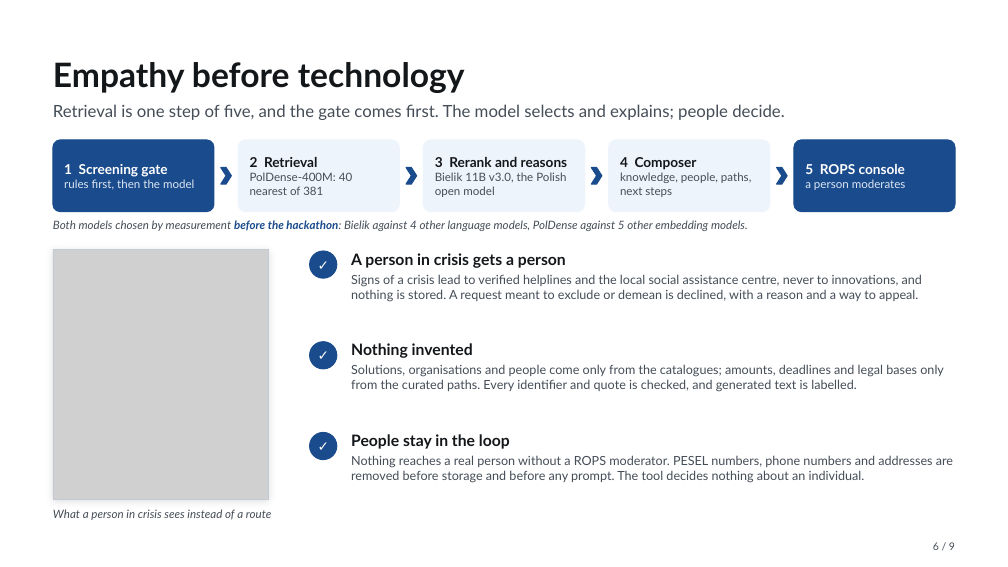
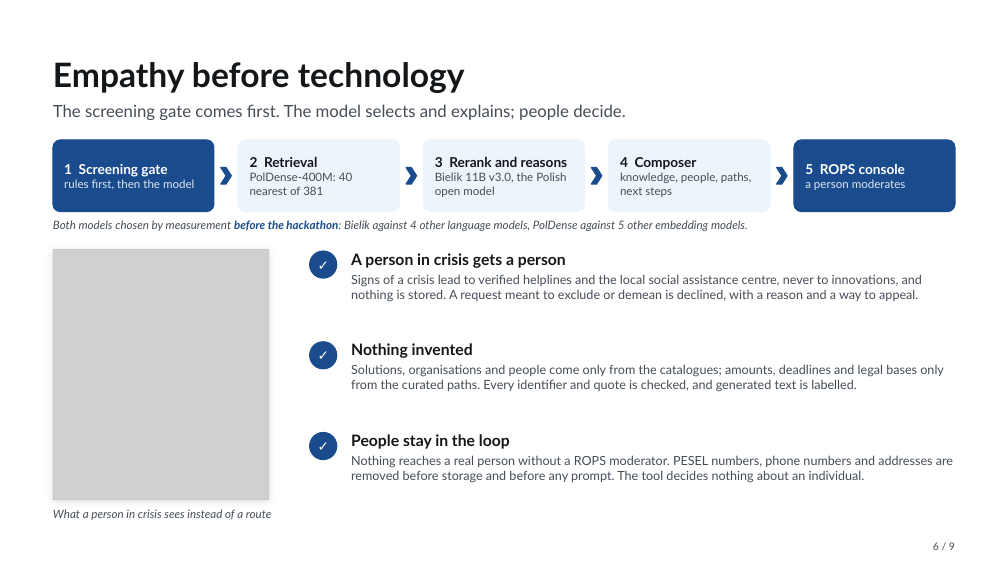
Before and after one commit to bobrovsky420/hackyeah2026, a slide deck: slide 6 of docs/presentation/presentation.pptx. Drawn at 1008x567 pixels with LibreOffice and Linux fonts; fonts in the diff are those of the drawing; grey boxes stand for pictures. Boxes give left, top, right and bottom in pixels: in the first picture for what was removed or moved away, otherwise in the second. Text is boxed around its words. In the diff, an @@ line names an element or a change of style, - is before the commit and + after.

```diff
--- a/docs/presentation/presentation.pptx
+++ b/docs/presentation/presentation.pptx
@@ text at [53, 104, 625, 120]: text changed @@
-Retrieval is one step of five, and the gate comes first. The model selects and explains; people decide.
+The screening gate comes first. The model selects and explains; people decide.
```
Also in this commit, not shown: 4 other slides changed, 11 other files.
